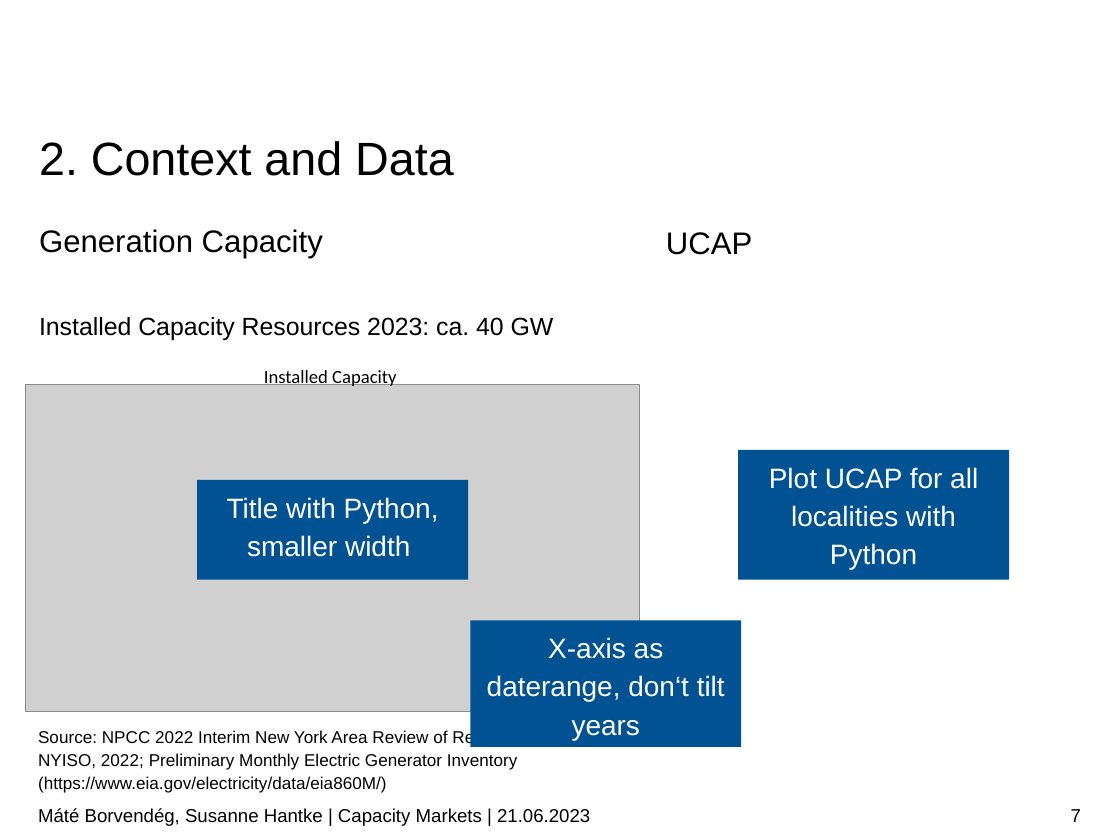
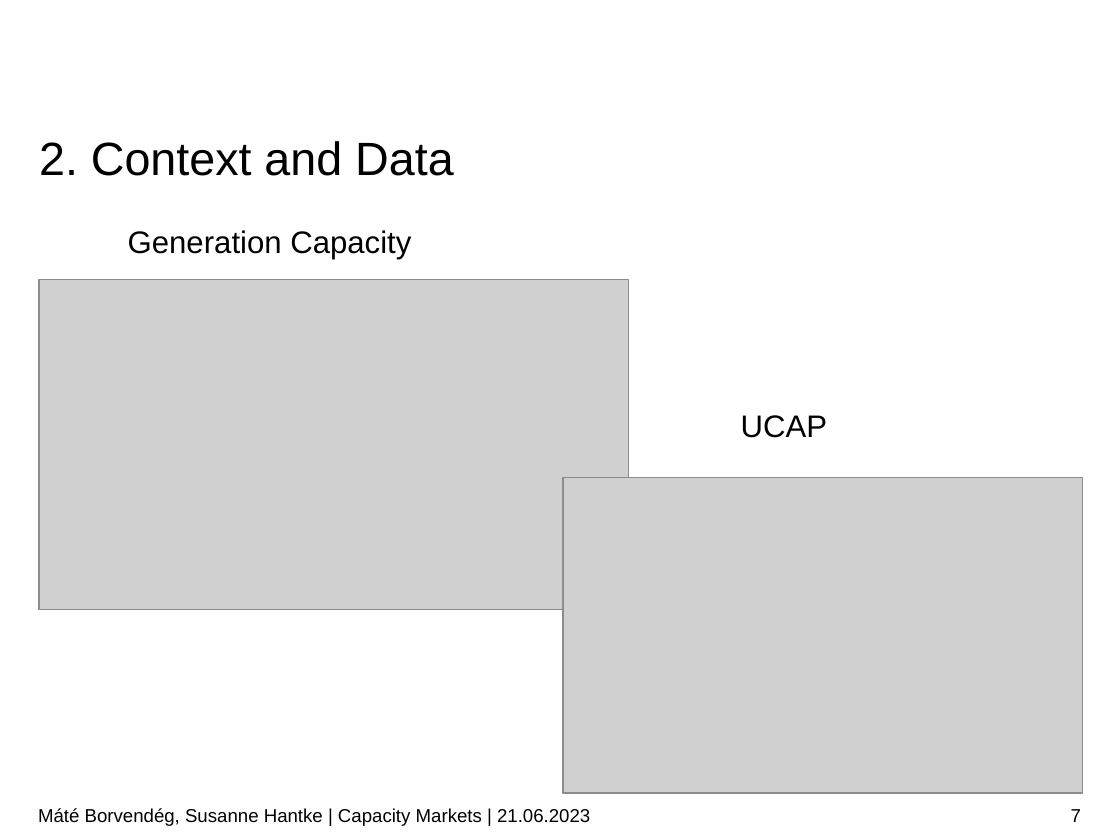
Before and after one commit to borvendegmate/tum_power_system_economics, a slide deck: slide 7 of Final_Presentation_Borvendeg_Hantke.pptx. Drawn at 1120x840 pixels with LibreOffice and Linux fonts; fonts in the diff are those of the drawing; grey boxes stand for pictures; background and template pictures are left out. Boxes give left, top, right and bottom in pixels: in the first picture for what was removed or moved away, otherwise in the second. Text is boxed around its words. In the diff, an @@ line names an element or a change of style, - is before the commit and + after.

```diff
--- a/Final_Presentation_Borvendeg_Hantke.pptx
+++ b/Final_Presentation_Borvendeg_Hantke.pptx
@@ text "Generation Capacity": place and size @@
-text "Generation Capacity" at [39,229,323,258]
+text "Generation Capacity" at [128,230,411,259]
@@ picture: place and size @@
-picture at [26,384,640,711]
+picture at [39,279,629,609]
@@ text removed at [39,317,554,340] @@
-Installed Capacity Resources 2023: ca. 40 GW
@@ text removed at [264,370,396,388] @@
-Installed Capacity
@@ text "UCAP": place and size @@
-text "UCAP" at [666,232,753,255]
+text "UCAP" at [741,415,828,438]
@@ rectangle removed at [197,479,468,579] @@
-Title with Python, smaller width
@@ picture added at [563,478,1083,793] @@
@@ rectangle removed at [738,450,1009,580] @@
-Plot UCAP for all localities with Python
@@ rectangle removed at [470,620,741,747] @@
-X-axis as daterange, don‘t tilt years
@@ text removed at [38,729,610,793] @@
-Source: NPCC 2022 Interim New York Area Review of Resource Adequacy, NYISO, 2022; Preliminary Monthly Electric Generator Inventory (https://www.eia.gov/electricity/data/eia860M/)
```
Also in this commit, not shown: 3 other slides changed.
